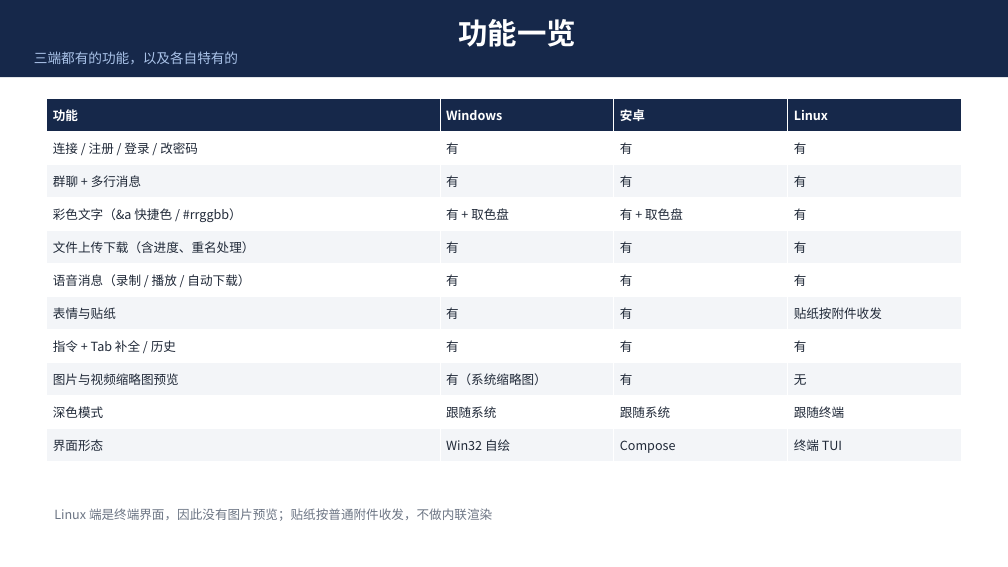
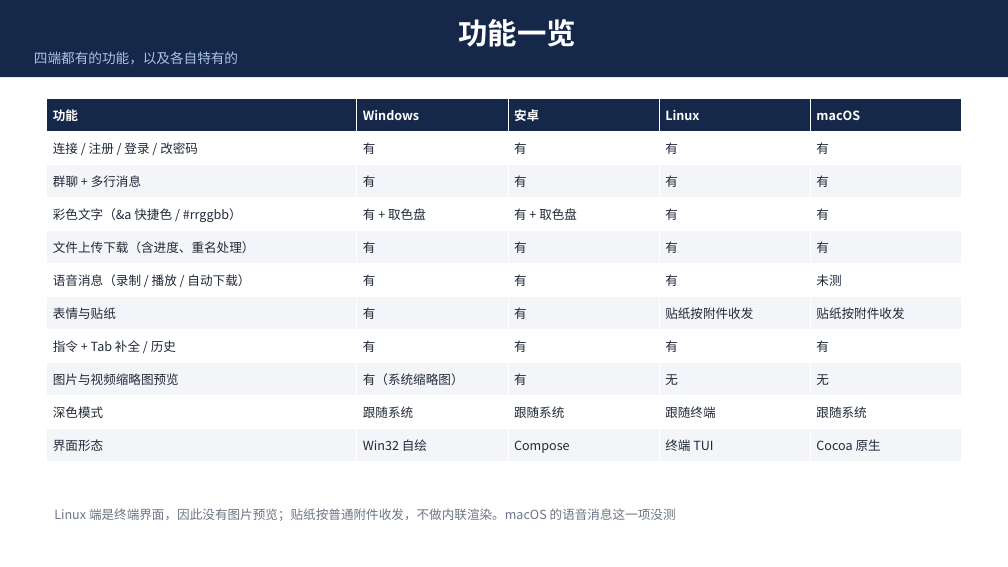
Before and after one commit to dongfang20101113/DChat, a slide deck: slide 4 of dchat-项目介绍.pptx. Drawn at 1008x567 pixels with LibreOffice and Linux fonts; fonts in the diff are those of the drawing. Boxes give left, top, right and bottom in pixels: in the first picture for what was removed or moved away, otherwise in the second. Text is boxed around its words. In the diff, an @@ line names an element or a change of style, - is before the commit and + after.

Commit message:
ppt: 前面几页的「三端」全部改成四端（含架构图加 macOS 客户端框）
用户指出：新加了互通页，但前面几页还是"三端互通"，前后不一致。
排查后发现不只是措辞 —— 有几处是**实际内容过时**：

## 架构页（第 3 页）：图里只有三个客户端框

不能只改副标题，图本身得改。tools/make_ppt_diagrams.py：
  - 三个客户端框 -> 四个，新增「macOS 客户端 / ObjC++ + Cocoa / OpenSSL 3 加密」
  - **尺寸跟着改**：3 × 560 放不下 4 个框，收窄到 4 × 440，
    间距从 4 等分改 5 等分，箭头数量 3 -> 4
  - 服务端标题补上 macOS；密码学后端那句补上"Linux 与 macOS 用 OpenSSL"

## 功能一览（第 4 页）：表里只有三列

副标题写了"四端"，表却只有 Windows / 安卓 / Linux 三列。加 macOS 列：
彩色文字有、文件有、语音「未测」、缩略图无、深色模式跟随系统、界面形态 Cocoa 原生。
列宽从 [5.2, 2.3, 2.3, 2.3] 压到 [4.1, 2.0 × 4] 才挤得下。

## 全部过时数字（实测重算，不是估的）

  - 封面：53 次提交 -> **69 次**；990+ 项 -> **2115 项**（C++ 1787 + 安卓 328）
  - 代码规模表：C++ 从 13,852 -> **17,817 行**（补上 client_core 2,270 + macos 545
    + linux/client 848）；测试 3,738 -> **4,064 行**
  - 封面总行数：实测自有代码（实现 + 测试 + 安卓）= **22,734 行 = 2.27 万**，
    工具脚本另计 5,190 行。原来写的"2.7 万/3.4 万"都对不上，改成带口径的写法
  - 三处约定、验证页、结尾页：三端 -> 四端

## 刻意**不改**的（改了反而是错的）

  - 时间线「第 1 天 第二个端 -> 三端格局成型」：那是当时的事实
  - 时间线「第 3 天 加密 -> 从协议层一路接到三端」：同上
  - 「三端握手永远失败」「三端一致的三个坑」：讲的是当年的踩坑史
  - 架构页「三个客户端与服务端共用同一份 C++ 协议层」：
    这里"三个"指 Windows/Linux/macOS（安卓是 Kotlin 另写），是准确的
  - 「跨端一致性不是靠小心」（原"三端一致性"）：改成不绑端数的措辞

验证：27 页、27 页有动画、141 个效果；check_office.py verdict=pass
（含"四端互通""macOS""2115"）。逐页渲染核对了封面、总览、架构、功能四页。

```diff
--- a/dchat-项目介绍.pptx
+++ b/dchat-项目介绍.pptx
@@ text in rectangle at [34, 51, 238, 64]: text changed @@
-三端都有的功能，以及各自特有的
+四端都有的功能，以及各自特有的
@@ table at [47, 98, 962, 461] @@
+column 5: macOS | 有 | 有 | 有 | 有 | 未测 | 贴纸按附件收发 | 有 | 无 | 跟随系统 | Cocoa 原生
@@ text at [54, 508, 676, 521]: text changed @@
-Linux 端是终端界面，因此没有图片预览；贴纸按普通附件收发，不做内联渲染
+Linux 端是终端界面，因此没有图片预览；贴纸按普通附件收发，不做内联渲染。macOS 的语音消息这一项没测
```
Also in this commit, not shown: 13 other slides changed, 4 other files.
